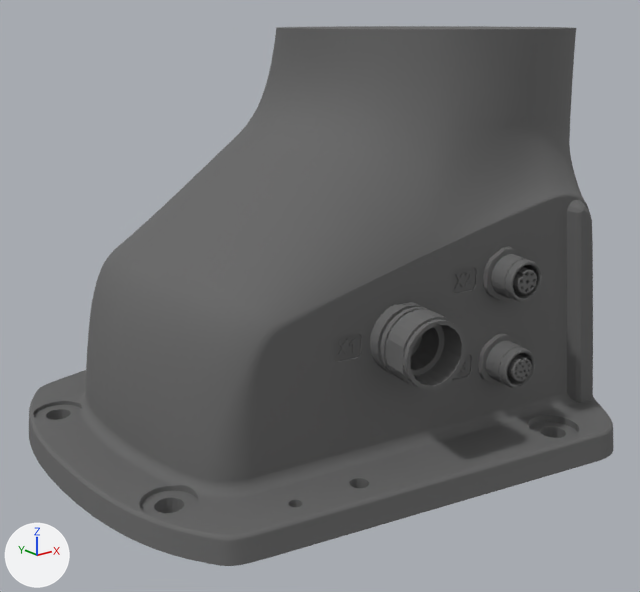
Renders of the COLLADA model src/robot_sim_description/models/panda_arm/meshes/visual/link0.dae from each side of a commit.
One viewpoint serves both versions: a 50 mm lens placed at (-0.247, -0.247, 0.143), pointed at (-0.051, -0.002, 0.045). Every picture has the same lights, and +X, +Y and +Z are marked at lower left. The first picture is the older version.

In view in the first picture: 'link0'.
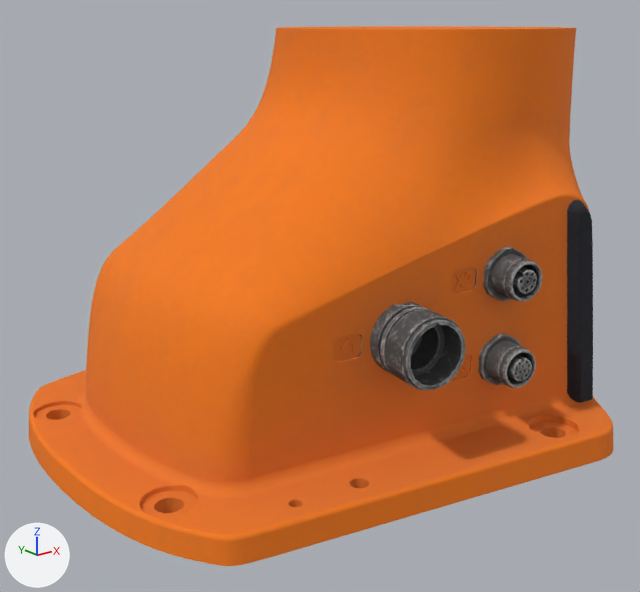
The change, as a list of edits to the scene's bpy script:
```text
Add img_link0_link0_basecolor_png:
    img_link0_link0_basecolor_png = load_image('link0_link0_BaseColor.png', '../../materials/textures/link0_link0_BaseColor.png', 2048, 2048, 'sRGB')
Change mat_lambert1:
    remove mat_lambert1.base_color = (0.133, 0.133, 0.133)  # dark grey #666666
    add mat_lambert1.texture = img_link0_link0_basecolor_png
```

Pixel boxes (x1, y1, x2, y2) of what changed, in the pictures (640 x 592 px):
'link0', surface changed (dark grey to orange)
    both: (29, 26, 614, 566)
